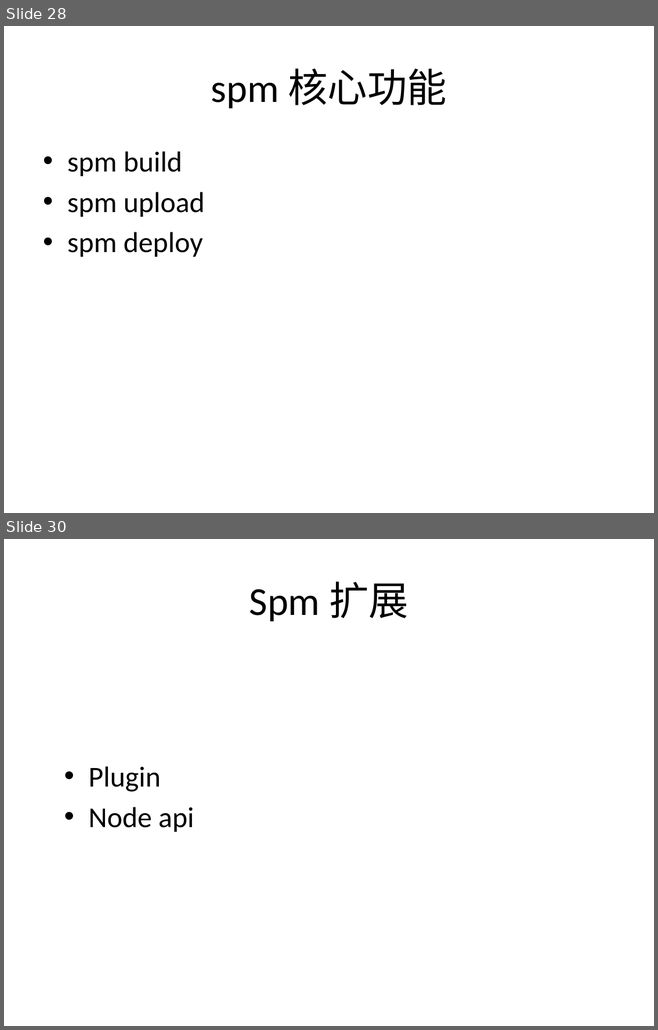
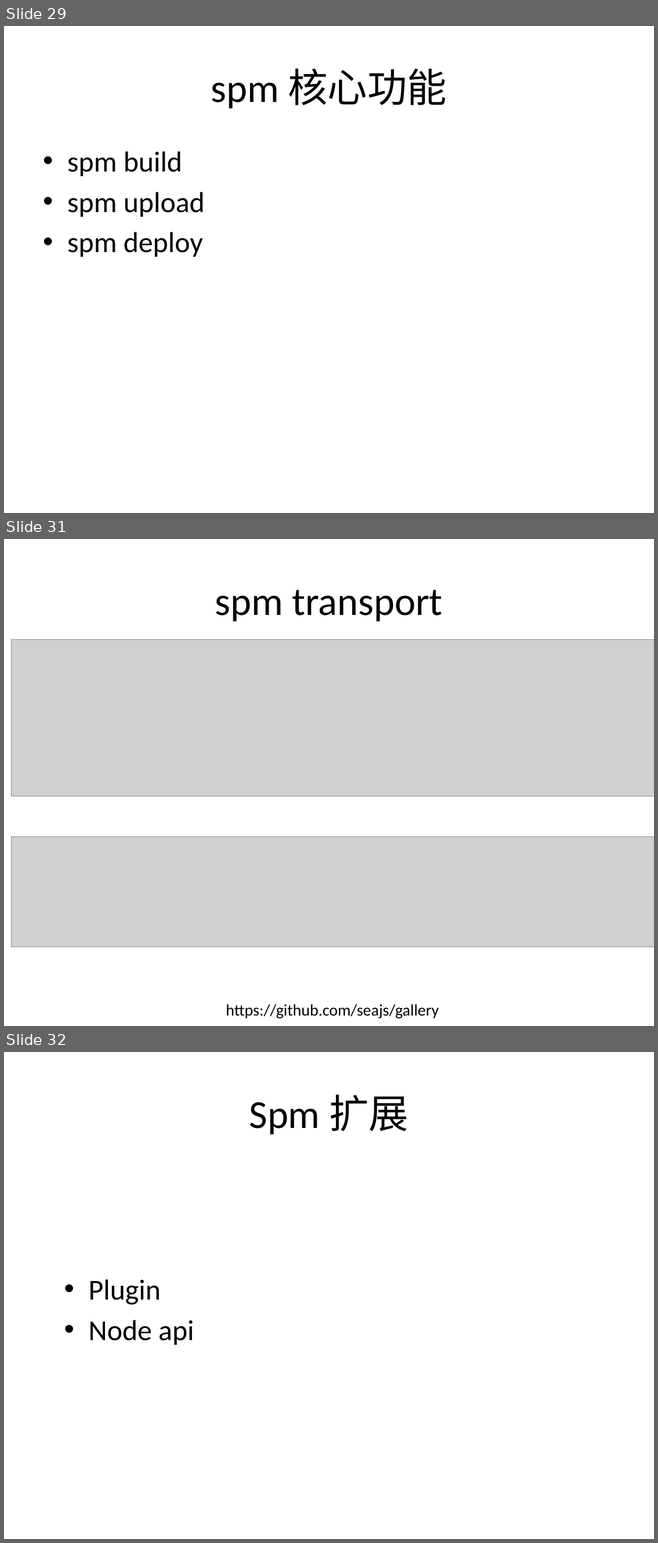
Before and after one commit to lonjoy/spm, a slide deck: 支付宝前端工具 spm.pptx. Shown one above the other, each under a label of ours: slides 28 and 30 before the commit, slides 29, 31 and 32 after it; the slides between them are not shown. The pictures are 658x1030 and 658x1543 pixels, drawn with LibreOffice and Linux fonts; fonts in the diff are those of the drawing; grey boxes stand for pictures. Boxes give left, top, right and bottom in pixels: in the first picture for what was removed or moved away, otherwise in the second. Text is boxed around its words. In the diff, an @@ line names an element or a change of style, - is before the commit and + after.

```diff
--- a/支付宝前端工具 spm.pptx
+++ b/支付宝前端工具 spm.pptx
@@ slide 31 added at bbox=[4, 539, 654, 1026], background #FFFFFF @@
@@ title added at bbox=[215, 589, 442, 621], 44 pt, text #000000 @@
+spm transport
@@ picture added at bbox=[11, 640, 654, 797] @@
@@ picture added at bbox=[11, 837, 654, 947] @@
@@ text added at bbox=[226, 1004, 438, 1019], 18 pt, text #000000 @@
+https://github.com/seajs/gallery
@@ what was slide 28 is now slide 29 @@
@@ what was slide 30 is now slide 32 @@
```
Also in this commit, not shown: 2 slides changed, 3 other slides added, 2 slides removed, 1 other file.
